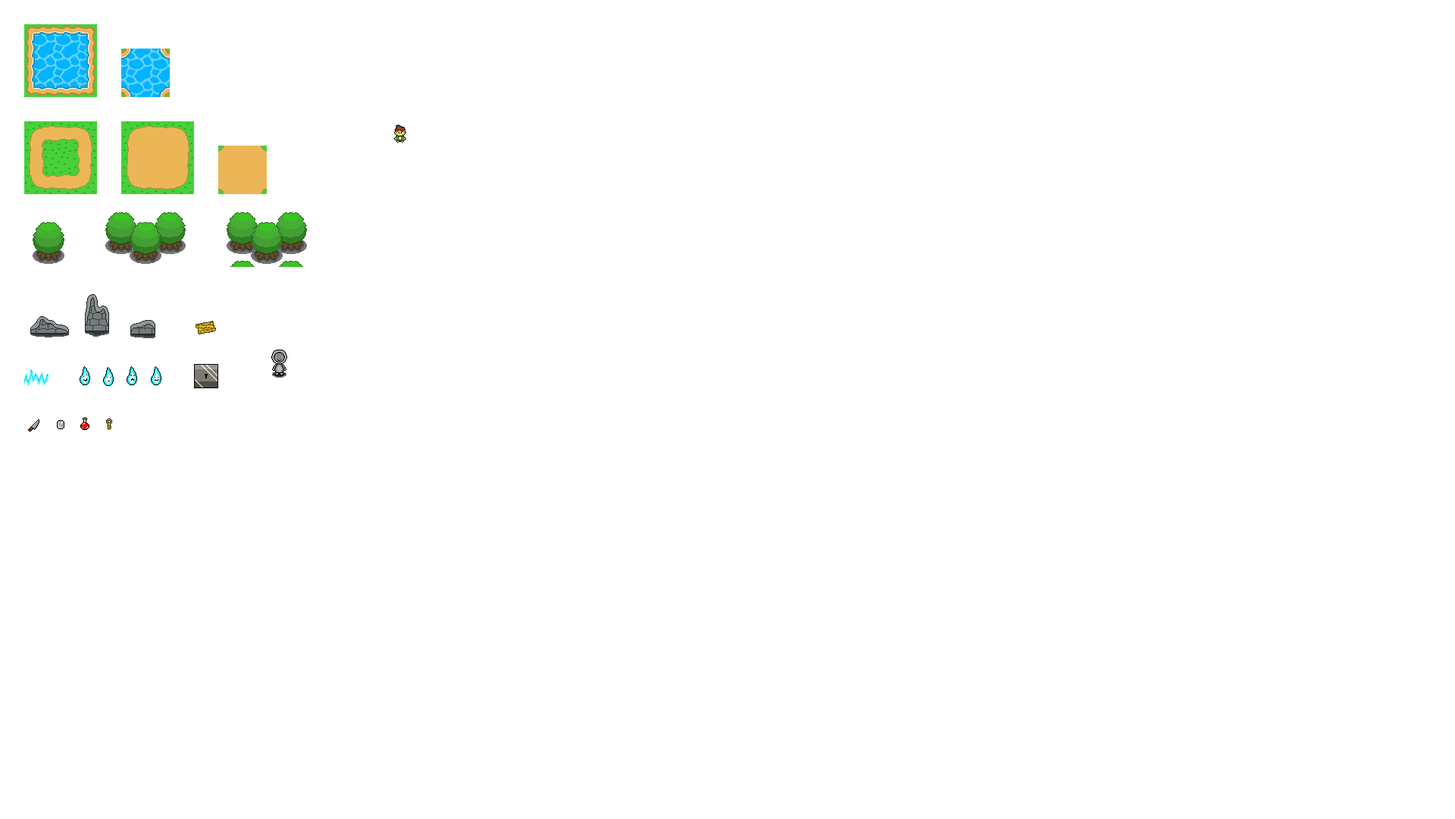
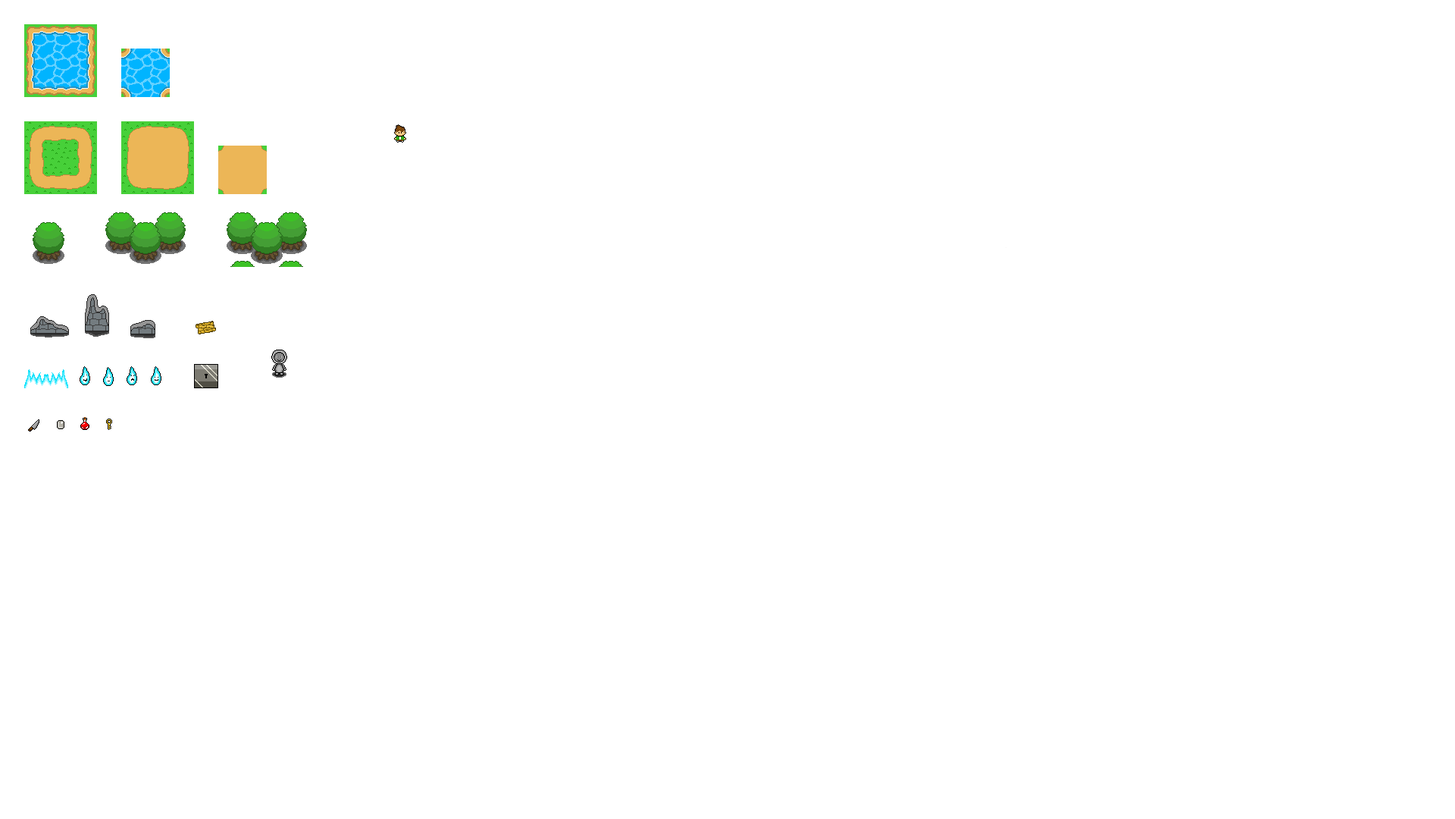
The second 1455x819 image is a revision of the first. Changes to its layers:
renamed "Calque 1" to "Calque 2", painted on it over left=24, top=369, right=69, bottom=389
